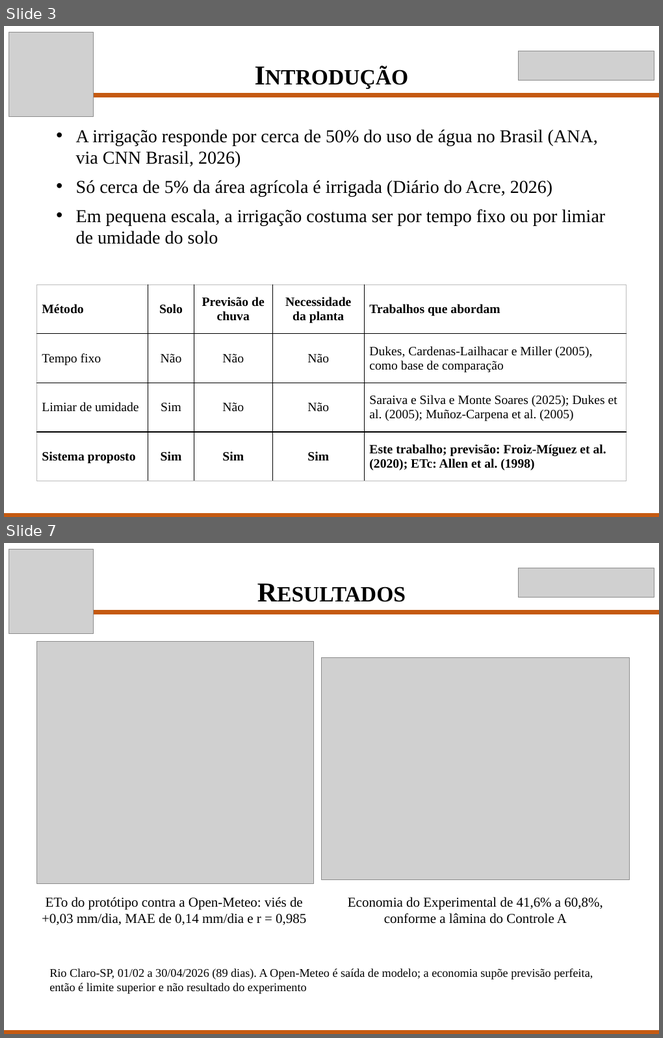
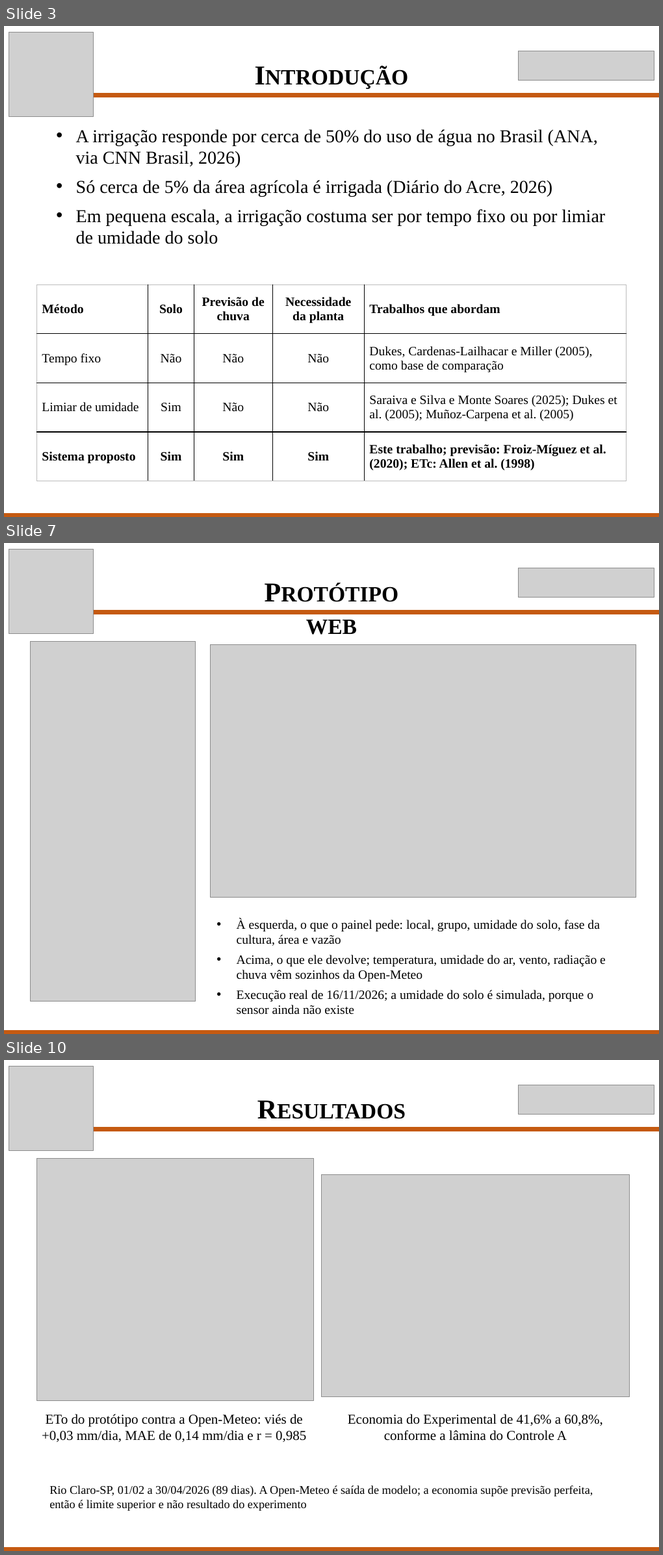
Before and after one commit to Scaglia05/irrigacao-inteligente, a slide deck: docs/p2/Apresentacao_TCC_P2.pptx. Shown one above the other, each under a label of ours: slides 3 and 7 before the commit, slides 3, 7 and 10 after it; the slides between them are not shown. The pictures are 663x1038 and 663x1555 pixels, drawn with LibreOffice and Linux fonts; fonts in the diff are those of the drawing; grey boxes stand for pictures. Boxes give left, top, right and bottom in pixels: in the first picture for what was removed or moved away, otherwise in the second. Text is boxed around its words. In the diff, an @@ line names an element or a change of style, - is before the commit and + after.

```diff
--- a/docs/p2/Apresentacao_TCC_P2.pptx
+++ b/docs/p2/Apresentacao_TCC_P2.pptx
@@ slide 7 added at (4, 543, 659, 1034), background #FFFFFF @@
@@ picture added at (9, 549, 94, 634) @@
@@ picture added at (519, 568, 655, 597) @@
@@ rectangle added at (94, 611, 659, 614), fill #C55A11, outline #C55A11 1 pt @@
@@ text added at (306, 620, 357, 635), 30 pt, text #000000, bold, small capitals @@
+Protótipo web
@@ picture added at (30, 641, 196, 1002) @@
@@ picture added at (211, 644, 636, 897) @@
@@ text added at (237, 919, 606, 1015), 14 pt, text #000000 @@
+• À esquerda, o que o painel pede: local, grupo, umidade do solo, fase da cultura, área e vazão
+• Acima, o que ele devolve; temperatura, umidade do ar, vento, radiação e chuva vêm sozinhos da Open-Meteo
+• Execução real de 16/11/2026; a umidade do solo é simulada, porque o sensor ainda não existe
@@ rectangle added at (4, 1031, 659, 1034), fill #C55A11, outline #C55A11 1 pt @@
@@ what was slide 7 is now slide 10 @@
```
Also in this commit, not shown: 5 slides changed, 3 other slides added, 1 other file.
